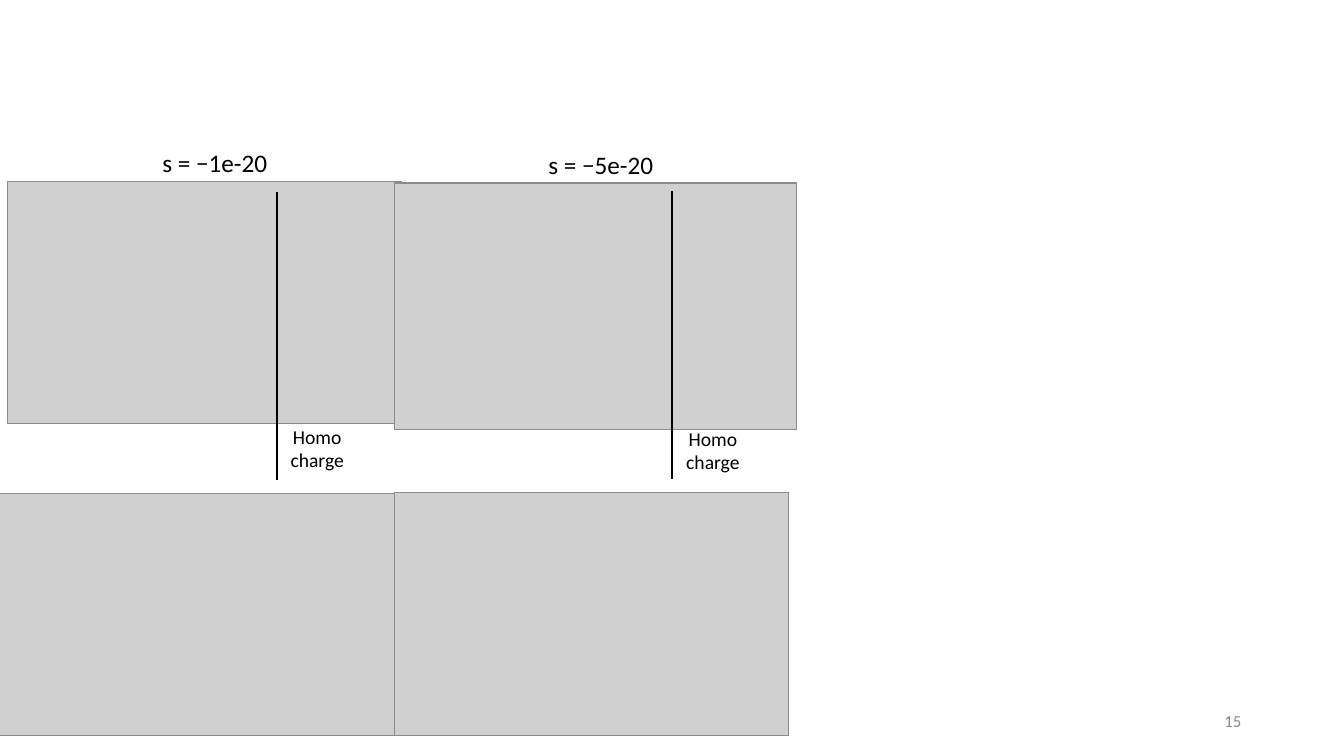
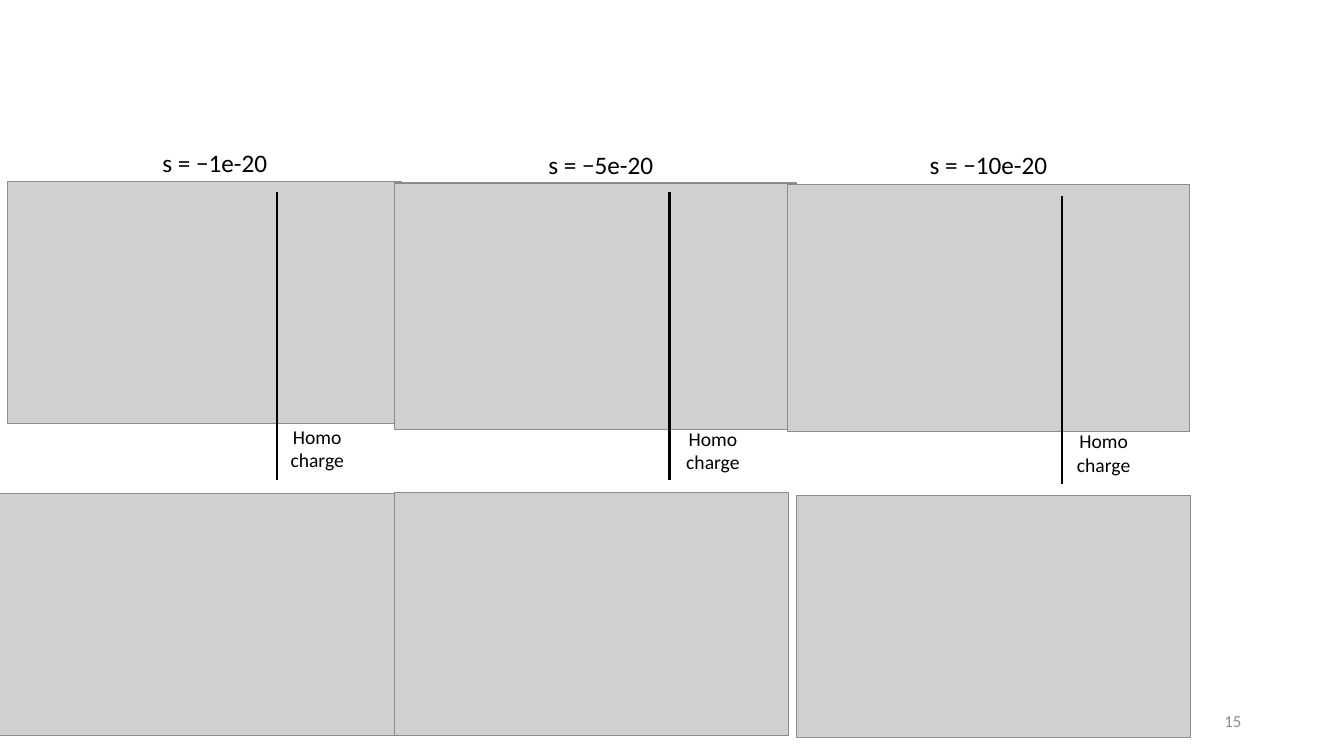
Before and after one commit to tyokokur/presentations, a slide deck: slide 15 of NAF.pptx. Drawn at 1344x756 pixels with LibreOffice and Linux fonts; fonts in the diff are those of the drawing; grey boxes stand for pictures; background and template pictures are left out. Boxes give left, top, right and bottom in pixels: in the first picture for what was removed or moved away, otherwise in the second. Text is boxed around its words. In the diff, an @@ line names an element or a change of style, - is before the commit and + after.

Commit message:
autocommit

```diff
--- a/NAF.pptx
+++ b/NAF.pptx
@@ line moved from (673, 192) - (673, 479) to (669, 193) - (669, 480) @@
@@ group added at (787,157,1190,484): 2 texts, 1 picture, 1 line @@
+s = −10e-20
+Homo charge
@@ picture added at (797,495,1191,737) @@
```
